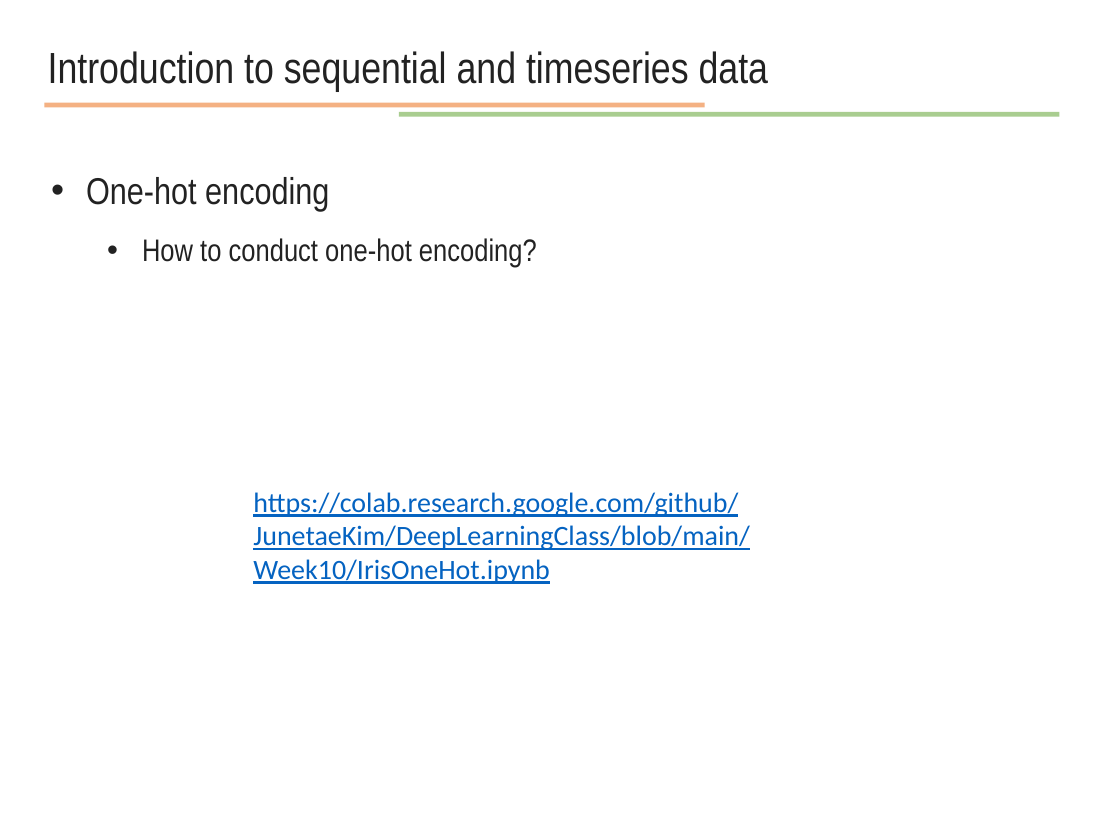
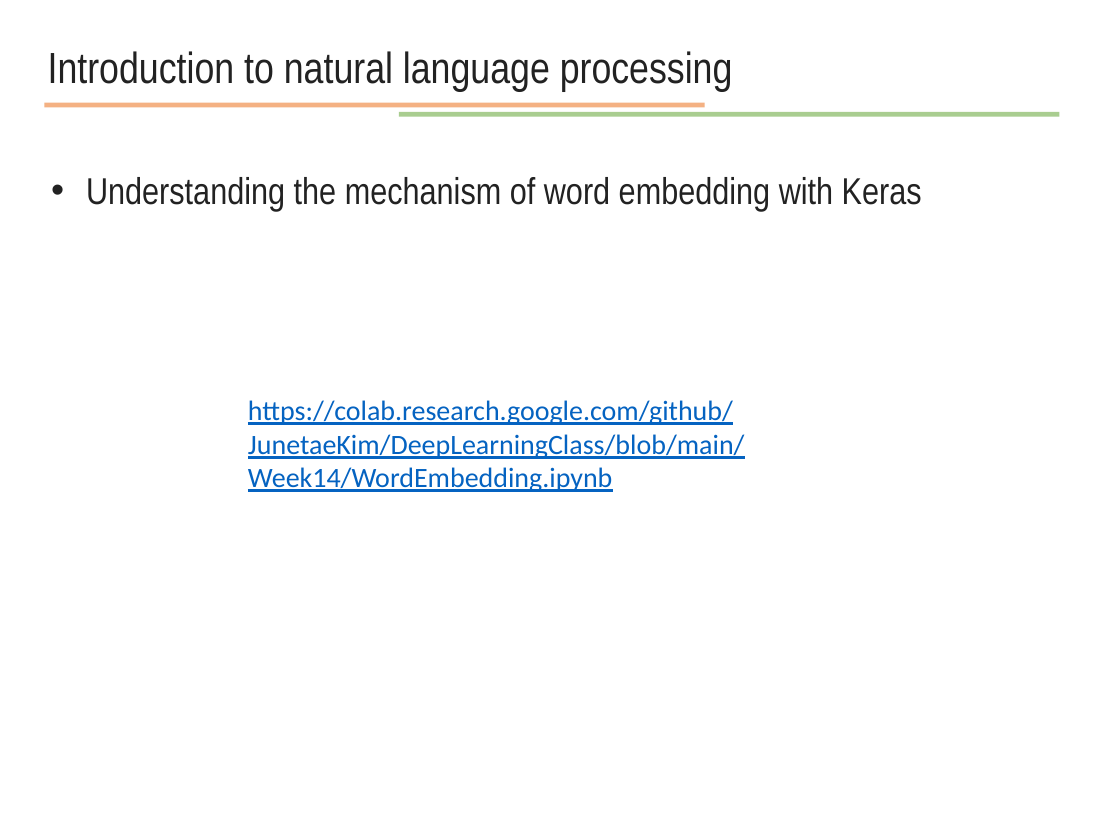
Before and after one commit to JunetaeKim/DeepLearningClass, a slide deck: slide 22 of Week14/week14 natural language processing.pptx (slide 17 before the commit). Drawn at 1120x840 pixels with LibreOffice and Linux fonts; fonts in the diff are those of the drawing. Boxes give left, top, right and bottom in pixels: in the first picture for what was removed or moved away, otherwise in the second. Text is boxed around its words. In the diff, an @@ line names an element or a change of style, - is before the commit and + after.

```diff
--- a/Week14/week14 natural language processing.pptx
+++ b/Week14/week14 natural language processing.pptx
@@ text at (x1=48, y1=51, x2=733, y2=92): text changed @@
-Introduction to sequential and timeseries data
+Introduction to natural language processing
@@ text at (x1=86, y1=177, x2=922, y2=211): text changed; size 20 to 24 pt @@
-• One-hot encoding
-  • How to conduct one-hot encoding?
+• Understanding the mechanism of word embedding with Keras
@@ text at (x1=248, y1=400, x2=745, y2=492): text changed @@
-https://colab.research.google.com/github/JunetaeKim/DeepLearningClass/blob/main/Week10/IrisOneHot.ipynb
+https://colab.research.google.com/github/JunetaeKim/DeepLearningClass/blob/main/Week14/WordEmbedding.ipynb
```
Also in this commit, not shown: 3 other slides changed, 9 slides added, 4 slides removed, 4 other files.
